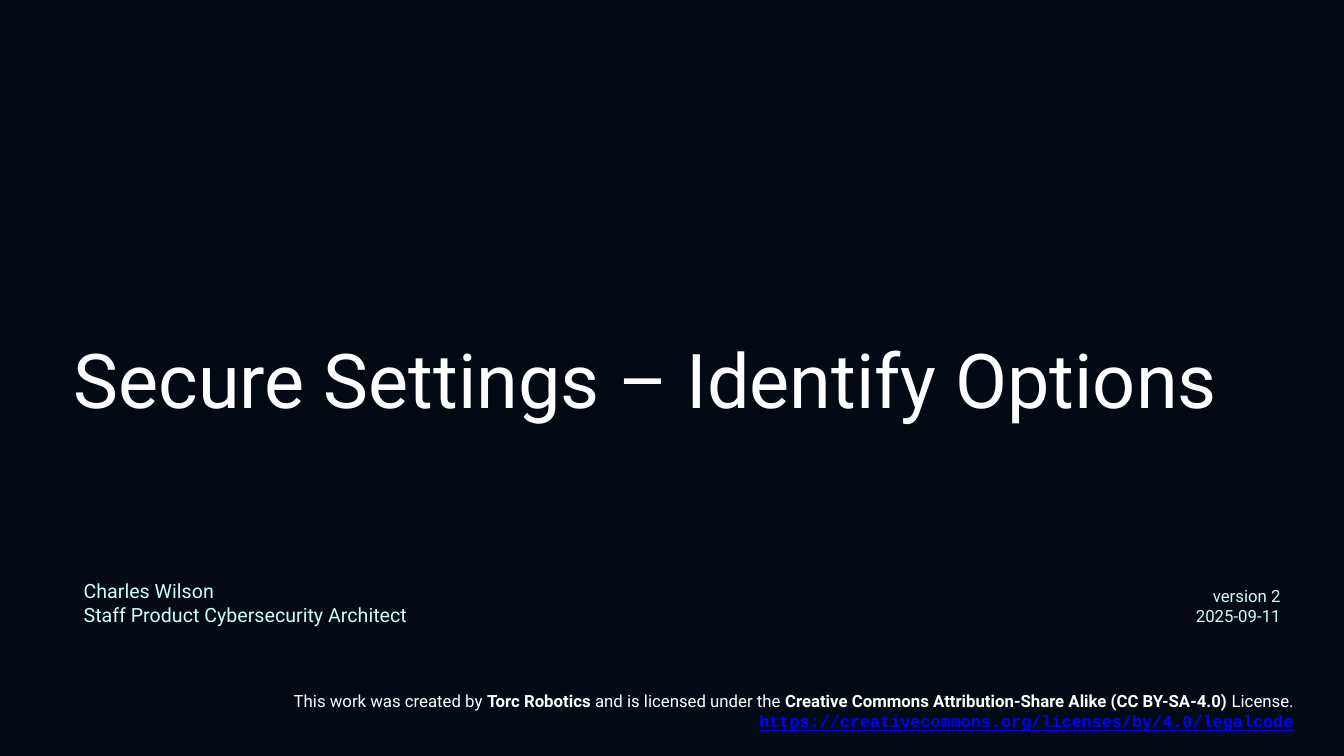
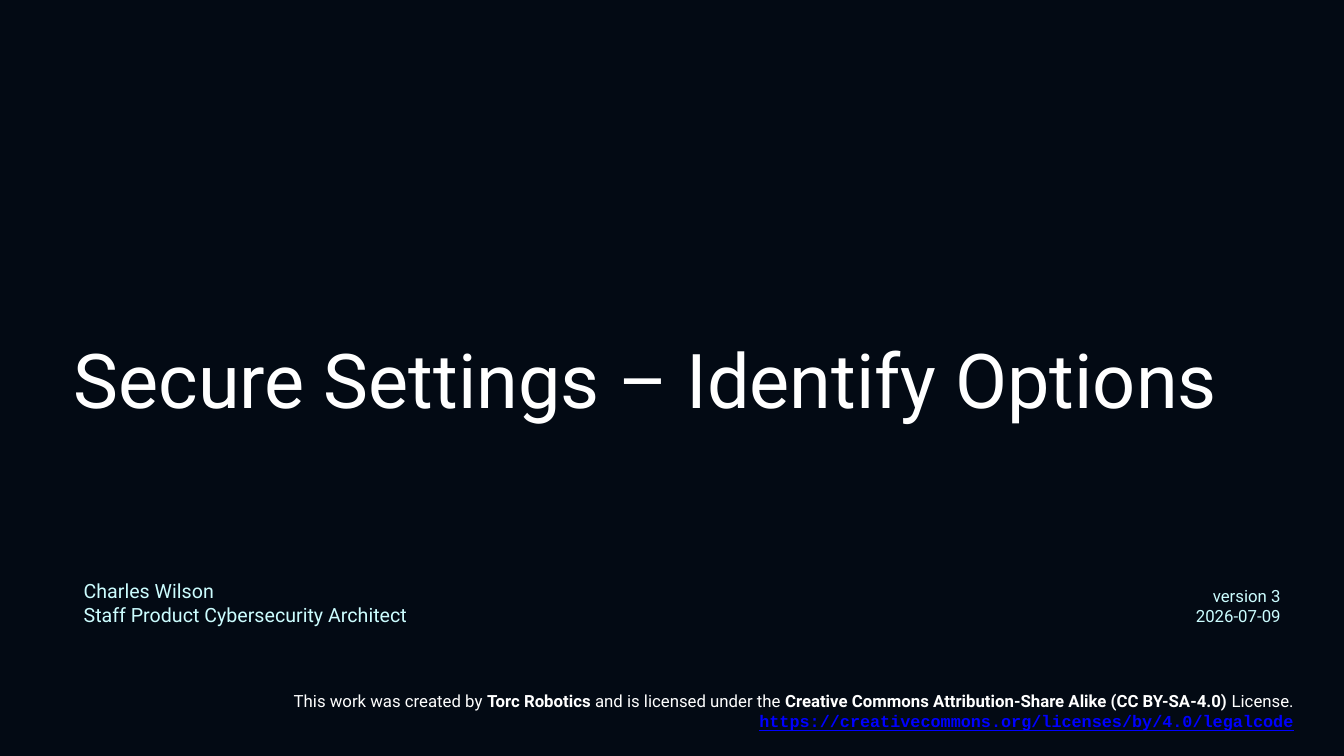
Before and after one commit to AVCDL/AVCDL, a slide deck: slide 1 of training/secure settings - identify options/secure settings - identify options - presentation.pptx. Drawn at 1344x756 pixels with LibreOffice and Linux fonts; fonts in the diff are those of the drawing. Boxes give left, top, right and bottom in pixels: in the first picture for what was removed or moved away, otherwise in the second. Text is boxed around its words. In the diff, an @@ line names an element or a change of style, - is before the commit and + after.

Commit message:
updated Secure Settings - Identify Options training presentation and references files (stale reference link)

```diff
--- a/training/secure settings - identify options/secure settings - identify options - presentation.pptx
+++ b/training/secure settings - identify options/secure settings - identify options - presentation.pptx
@@ text at box(1196, 590, 1281, 622): text changed @@
-version 2
-2025-09-11
+version 3
+2026-07-09
```
Also in this commit, not shown: 2 other slides changed, 1 other file.
